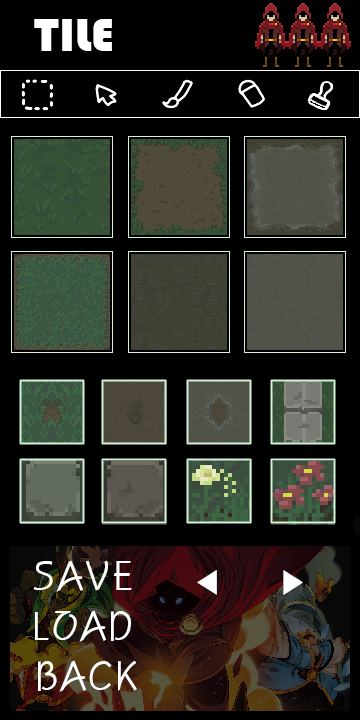
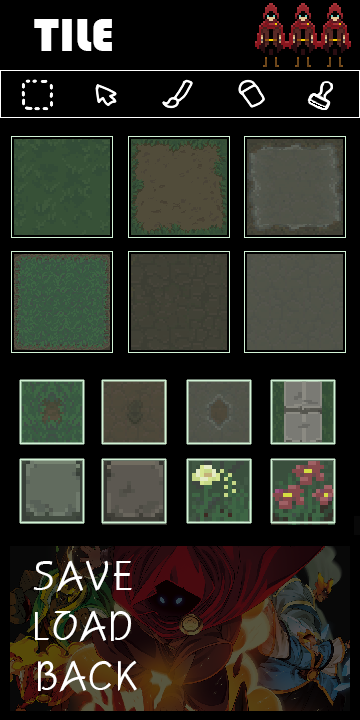
Layered file, before and after one edit (360 × 720). Changes by layer:
hid "◀ ▶" over [197,570,303,595]
